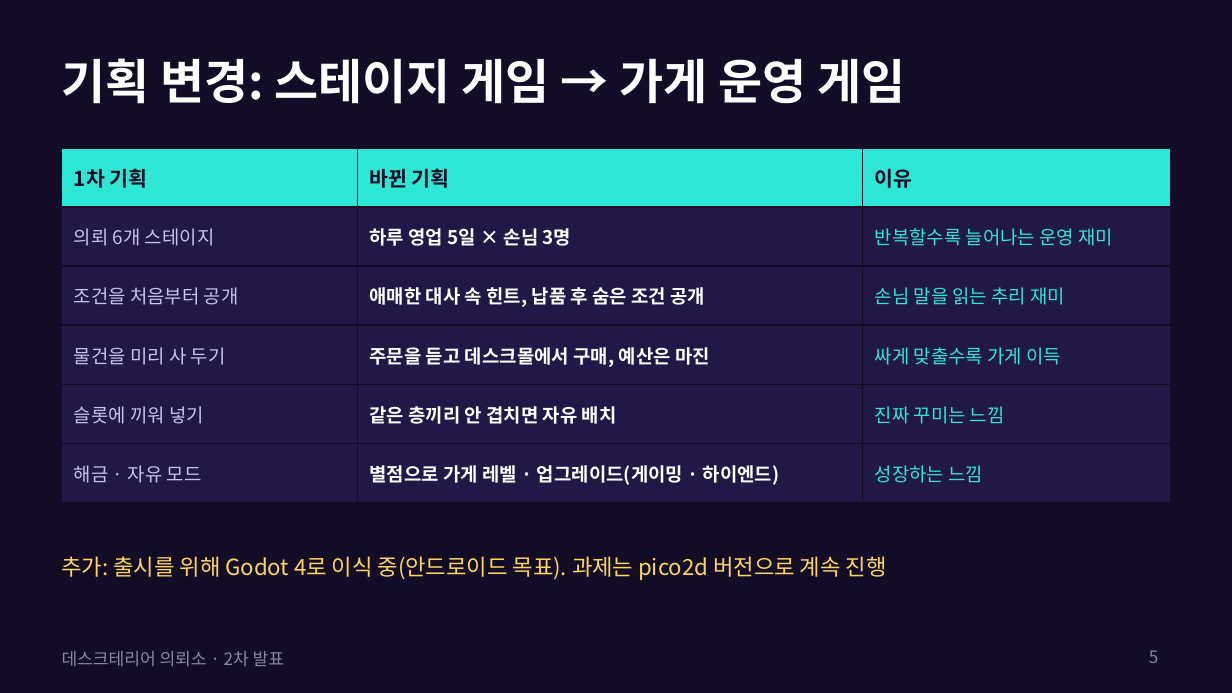
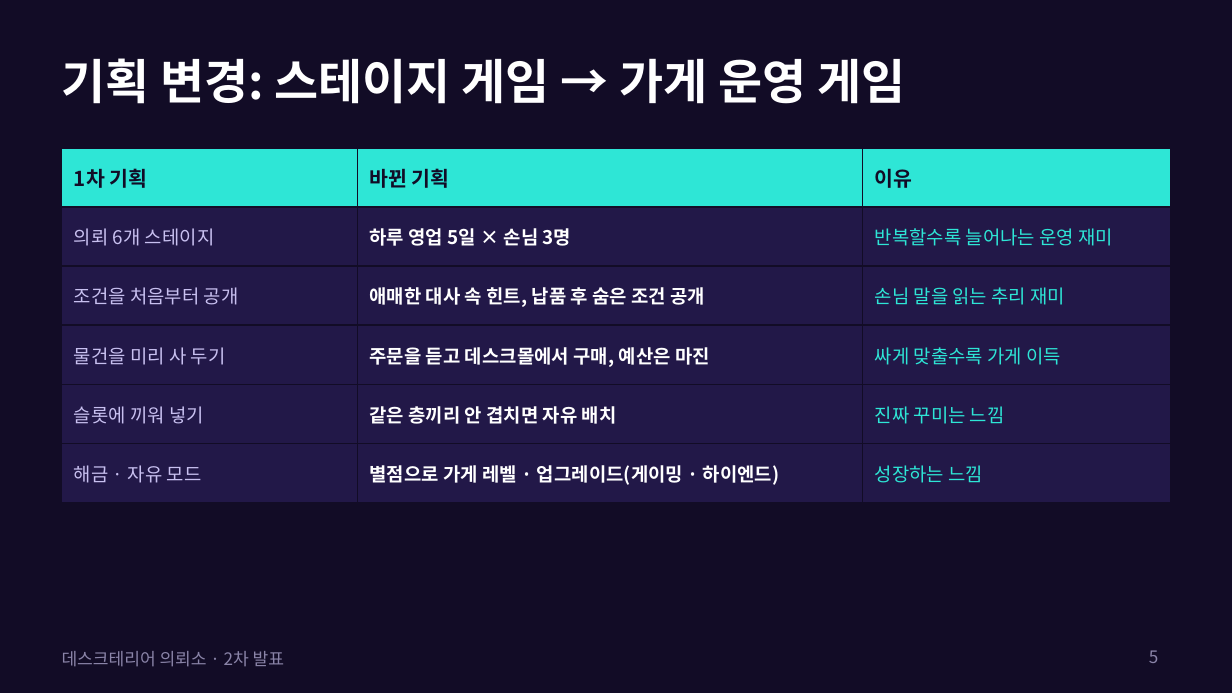
Before and after one commit to junsanghan1225-blip/desk-tir, a slide deck: slide 5 of docs/데스크테리어의뢰소_2차발표.pptx. Drawn at 1232x693 pixels with LibreOffice and Linux fonts; fonts in the diff are those of the drawing. Boxes give left, top, right and bottom in pixels: in the first picture for what was removed or moved away, otherwise in the second. Text is boxed around its words. In the diff, an @@ line names an element or a change of style, - is before the commit and + after.

```diff
--- a/docs/데스크테리어의뢰소_2차발표.pptx
+++ b/docs/데스크테리어의뢰소_2차발표.pptx
@@ text removed at [62, 556, 887, 580] @@
-추가: 출시를 위해 Godot 4로 이식 중(안드로이드 목표). 과제는 pico2d 버전으로 계속 진행
```
Also in this commit, not shown: 1 other slide changed.
